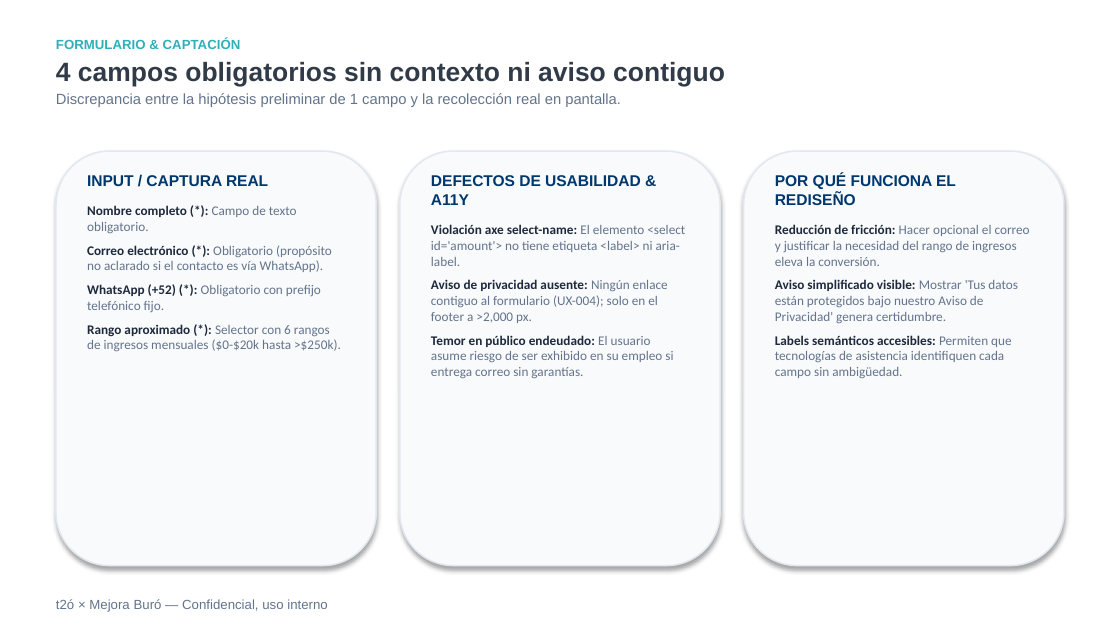
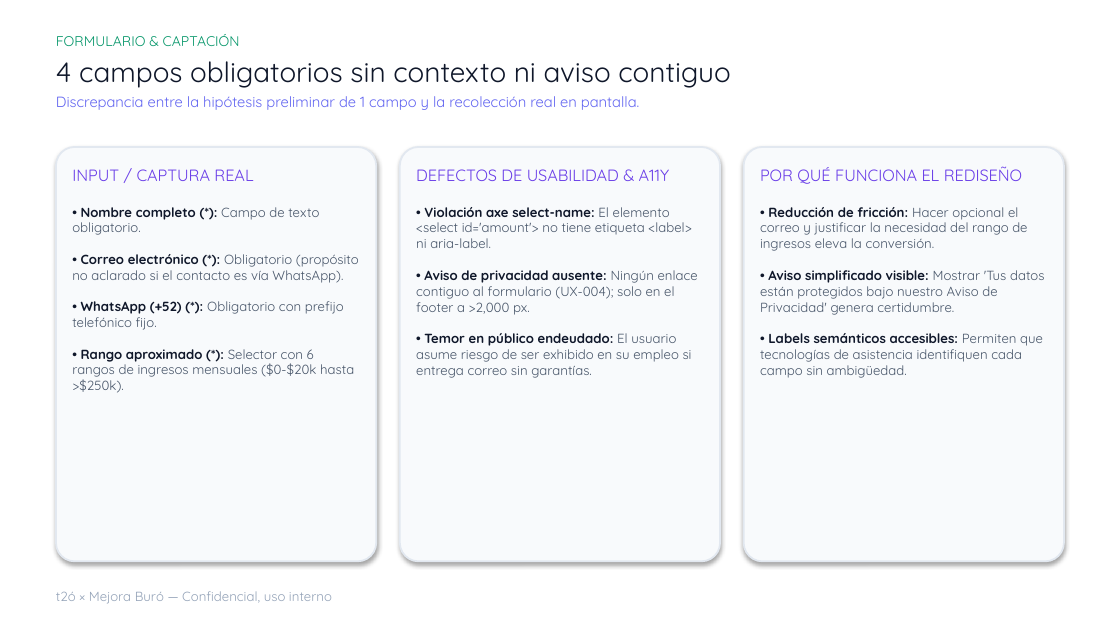
Before and after one commit to AmauriRodriguexX/mejora-tu-buro, a slide deck: slide 9 of entrega-final/auditoria-ux-mejoraburo-t2o.pptx (slide 8 before the commit). Drawn at 1120x630 pixels with LibreOffice and Linux fonts; fonts in the diff are those of the drawing; background and template pictures are left out. Boxes give left, top, right and bottom in pixels: in the first picture for what was removed or moved away, otherwise in the second. Text is boxed around its words. In the diff, an @@ line names an element or a change of style, - is before the commit and + after.

```diff
--- a/entrega-final/auditoria-ux-mejoraburo-t2o.pptx
+++ b/entrega-final/auditoria-ux-mejoraburo-t2o.pptx
@@ text "FORMULARIO & CAPTACIÓN" at [56,34,730,110]: size 8.5 to 9 pt, text colour #30AFB8 to #059669 in "FORMULARIO & CAPTACIÓN"; font Arial to Quicksand; bold off in "FORMULARIO & CAPTACIÓN", "4 campos obligatorios sin contexto ni aviso ..."; size 17 to 18 pt, text colour #313B48 to #0F172A in "4 campos obligatorios sin contexto ni aviso ..."; text colour #64748B to #6366F1 in "Discrepancia entre la hipótesis preliminar de 1 ..."; less space between paragraphs; more space between paragraphs @@
@@ 3 rounded rectangles: place and size @@
-3 rounded rectangles at [56,151,1064,566]
+3 rounded rectangles at [56,147,1064,561]
@@ outline #E2E8F0 1 pt to #E2E8F0 1.13 pt; proportions changed in 3 elements at [744,147,1064,561], [56,147,376,561], [400,147,720,561] @@
@@ text at [72,169,253,181]: size 10 to 10.5 pt, font Arial to Quicksand, text colour #00386E to #6A3EE8, bold off in "INPUT / CAPTURA REAL"; less space between paragraphs @@
@@ text at [416,169,669,181]: size 10 to 10.5 pt, font Arial to Quicksand, text colour #00386E to #6A3EE8, bold off in "DEFECTOS DE USABILIDAD & A11Y"; less space between paragraphs @@
@@ text at [760,166,1022,184]: size 10 to 10.5 pt, font Arial to Quicksand, text colour #00386E to #6A3EE8, bold off in "POR QUÉ FUNCIONA EL REDISEÑO"; less space between paragraphs @@
@@ text at [72,207,359,393]: text changed; font Calibri to Quicksand; text colour #64748B to #475569 @@
-Nombre completo (*): Campo de texto obligatorio.
-Correo electrónico (*): Obligatorio (propósito no aclarado si el contacto es vía WhatsApp).
-WhatsApp (+52) (*): Obligatorio con prefijo telefónico fijo.
-Rango aproximado (*): Selector con 6 rangos de ingresos mensuales ($0-$20k hasta >$250k).
+• Nombre completo (*): Campo de texto obligatorio.
+• Correo electrónico (*): Obligatorio (propósito no aclarado si el contacto es vía WhatsApp).
+• WhatsApp (+52) (*): Obligatorio con prefijo telefónico fijo.
+• Rango aproximado (*): Selector con 6 rangos de ingresos mensuales ($0-$20k hasta >$250k).
@@ text at [416,207,698,378]: text changed; font Calibri to Quicksand; text colour #64748B to #475569 @@
-Violación axe select-name: El elemento <select id='amount'> no tiene etiqueta <label> ni aria-label.
-Aviso de privacidad ausente: Ningún enlace contiguo al formulario (UX-004); solo en el footer a >2,000 px.
-Temor en público endeudado: El usuario asume riesgo de ser exhibido en su empleo si entrega correo sin garantías.
+• Violación axe select-name: El elemento <select id='amount'> no tiene etiqueta <label> ni aria-label.
+• Aviso de privacidad ausente: Ningún enlace contiguo al formulario (UX-004); solo en el footer a >2,000 px.
+• Temor en público endeudado: El usuario asume riesgo de ser exhibido en su empleo si entrega correo sin garantías.
@@ text at [760,207,1044,378]: text changed; font Calibri to Quicksand; text colour #64748B to #475569 @@
-Reducción de fricción: Hacer opcional el correo y justificar la necesidad del rango de ingresos eleva la conversión.
-Aviso simplificado visible: Mostrar 'Tus datos están protegidos bajo nuestro Aviso de Privacidad' genera certidumbre.
-Labels semánticos accesibles: Permiten que tecnologías de asistencia identifiquen cada campo sin ambigüedad.
+• Reducción de fricción: Hacer opcional el correo y justificar la necesidad del rango de ingresos eleva la conversión.
+• Aviso simplificado visible: Mostrar 'Tus datos están protegidos bajo nuestro Aviso de Privacidad' genera certidumbre.
+• Labels semánticos accesibles: Permiten que tecnologías de asistencia identifiquen cada campo sin ambigüedad.
@@ text "t2ó × Mejora Buró — ...": place and size @@
-text "t2ó × Mejora Buró — ..." at [56,599,327,612]
+text "t2ó × Mejora Buró — ..." at [56,591,332,604]
@@ text "t2ó × Mejora Buró — ..." at [56,591,332,604]: font Arial to Quicksand, text colour #64748B to #94A3B8 @@
```
Also in this commit, not shown: 22 other slides changed, 1 slide added, 2 slides removed, 5 other files.
